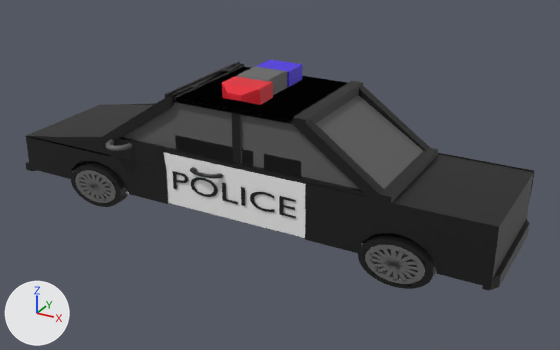
A saved change to the Blender file project/Test/Assets/Police barrier/Police car.blend.
Camera for both pictures: a 50 mm camera at (13.49, -22.54, 11.29) aimed at (1.1, -0.01, 0.02). Every picture has the same lights, and +X, +Y and +Z are marked at lower left.
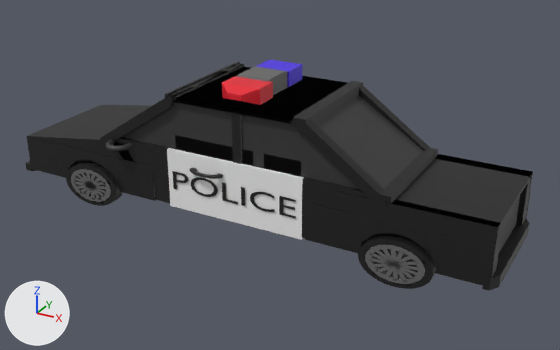
The newer file is also turned or shifted as a whole; pictures and numbers use the older file's frame.

Patch to the scene script:
```diff
--- a/project/Test/Assets/Police barrier/Police car.blend.py
+++ b/project/Test/Assets/Police barrier/Police car.blend.py
@@ mat_material_001 @@
 mat_material_001 = principled_material('Material.001')
-mat_material_001.base_color = (0.00593, 0.00593, 0.00593)  # black #121212
+mat_material_001.base_color = (0.00867, 0.00867, 0.00867)  # black #171717
@@ mat_material_005 @@
 n2 = _N.new('ShaderNodeRGB'); n2.name = 'RGB'
-n2.outputs[0].default_value = (0.112, 0.112, 0.112, 1.0)  # 'Color', dark grey #5e5e5e
+n2.outputs[0].default_value = (0.0357, 0.0357, 0.0357, 1.0)  # 'Color', black #353535
 _L.new(n0.outputs[0], n1.inputs[0])  # 'BSDF' to 'Surface'
@@ me_cube @@
 me_cube.from_pydata(...)  # 172 vertices, 145 faces; spans x -1.34..1.33, y -1.01..1.05, z -1.08..3.09
-me_cube.materials.append(mat_material)  # white #f3f3f3
+me_cube.materials.append(mat_material_001)  # black #171717
@@ me_cube_038 @@
 # used by ob_cube_029; location = (7.4, 0.07, 1.0); scale = (2.04, 2.25, 0.0101)
-me_cube_038.from_pydata(...)  # 8 vertices, 6 faces; spans x -1.0..1.0, y -1.0..1.0, z -1.0..1.0
+me_cube_038.from_pydata(...)  # 72 vertices, 70 faces; spans x -8.06..-5.04, y 0.94..1.0, z -198.59..-62.05
+# me_cube_038 part 1: 8 vertices removed from x -1.0..1.0, y -1.0..1.0, z -1.0..1.0
 me_cube_038.materials.append(mat_material_001)
@@ me_cube_048 @@
 me_cube_048.from_pydata(...)  # 8 vertices, 6 faces; spans x -1.0..1.0, y -1.0..1.0, z -1.0..1.0
-me_cube_048.materials.append(mat_material_001)  # black #121212
+me_cube_048.materials.append(mat_material_005)
@@ me_cube_018 @@
 me_cube_018.from_pydata(...)  # 8 vertices, 6 faces; spans x -1.0..1.0, y -1.0..1.0, z -1.0..1.0
-me_cube_018.materials.append(mat_material_001)  # black #121212
+me_cube_018.materials.append(mat_material)  # white #f3f3f3
@@ ob_cylinder @@
 ob_cylinder = bpy.data.objects.new('Cylinder', me_cylinder)
-ob_cylinder.location = (-5.55, -2.22, -0.93)
+ob_cylinder.location = (-5.78, -2.22, -0.93)
 ob_cylinder.rotation_euler = (1.571, 0.0, 0.0)  # degrees (90, 0, 0)
@@ ob_cube_028 @@
 ob_cube_028 = bpy.data.objects.new('Cube.028', me_cube_037)
-ob_cube_028.location = (-7.09, -0.01, 0.7)
-ob_cube_028.rotation_euler = (0.0, -0.159, 0.0)  # degrees (0, -9.1, 0)
-ob_cube_028.scale = (2.01, 2.21, 0.0103)
+ob_cube_028.location = (0.46, 2.15, 1.03)
+ob_cube_028.scale = (2.67, -0.0718, 1.1)
@@ ob_cube_032 @@
-ob_cube_032 = bpy.data.objects.new('Cube.032', me_cube_041)
-ob_cube_032.location = (9.45, -0.02, 0.0)
-ob_cube_032.rotation_euler = (0.0, 1.571, 0.0)  # degrees (0, 90, 0)
-ob_cube_032.scale = (1.02, 2.23, 0.0154)
@@ ob_cube_027 @@
 ob_cube_027 = bpy.data.objects.new('Cube.027', me_cube_018)
-ob_cube_027.location = (-8.43, -2.23, 0.28)
-ob_cube_027.scale = (0.659, 0.00938, 0.134)
+ob_cube_027.location = (0.46, -2.16, 0.06)
+ob_cube_027.rotation_euler = (0.0, -3.142, 0.0)  # degrees (0, -180, 0)
+ob_cube_027.scale = (-2.67, -0.0718, -1.1)
@@ ob_cylinder_004 @@
 ob_cylinder_004 = bpy.data.objects.new('Cylinder.004', me_cylinder_002)
-ob_cylinder_004.location = (-5.55, -2.28, -0.93)
+ob_cylinder_004.location = (-5.78, -2.28, -0.93)
 ob_cylinder_004.rotation_euler = (1.571, 0.0, 0.0)  # degrees (90, 0, 0)
@@ ob_cube_038 @@
 ob_cube_038 = bpy.data.objects.new('Cube.038', me_cube_004)
-ob_cube_038.location = (-5.69, -2.21, -0.31)
-ob_cube_038.scale = (0.194, 0.174, 0.116)
+ob_cube_038.location = (-5.96, -2.21, -0.31)
+ob_cube_038.scale = (0.176, 0.174, 0.116)
```

What differs and where, as boxes [x1, y1, x2, y2] in the pictures (560 x 350 px):
'Cube', recoloured (grey to black)
    both: [27, 105, 533, 276]
'Cube.027', recoloured, moved, turned, rescaled (not visible before)
    after: [167, 148, 304, 240]
'Cube.029', recoloured, reshaped (not visible afterwards)
    before: [392, 154, 533, 226]
'Cube.030', no longer drawn (black)
    before: [305, 184, 499, 255]
'Cube.006', recoloured (grey to black)
    both: [172, 102, 302, 176]
'Cube.052', recoloured (grey to black)
    both: [316, 95, 423, 189]
'Cube.038', moved, rescaled (10% narrower)
    before: [26, 137, 169, 204]
    after: [27, 137, 156, 201]
'Cube.028', recoloured, moved, rescaled, turned (not visible afterwards)
    before: [27, 104, 153, 139]
'Cube.044', no longer drawn (black)
    before: [34, 137, 166, 169]
'Cube.010', recoloured (grey to black)
    both: [264, 134, 352, 187]
'Cube.032', deleted
    before: [490, 173, 533, 288]
'Cylinder', moved
    before: [71, 162, 128, 207]
    after: [66, 161, 122, 206]
'Cube.007', recoloured (grey to black)
    both: [141, 107, 253, 166]
'Cylinder.004', moved
    before: [75, 170, 116, 203]
    after: [71, 169, 111, 202]
'Cube.009', recoloured (grey to black)
    both: [122, 126, 174, 149]
'Torus.005', recoloured
    both: [106, 139, 133, 151]
'Cube.046', recoloured
    both: [69, 160, 366, 244]
'Cube.040', no longer drawn
    before: [438, 153, 534, 196]
'Cube.004', recoloured
    both: [180, 103, 285, 123]
'Cube.045', no longer drawn
    before: [118, 103, 156, 105]
'Cube.033', no longer drawn
    before: [26, 104, 101, 164]
'Cube.034', no longer drawn
    before: [29, 136, 109, 156]
'Cube.011', recoloured
    both: [351, 182, 359, 189]
